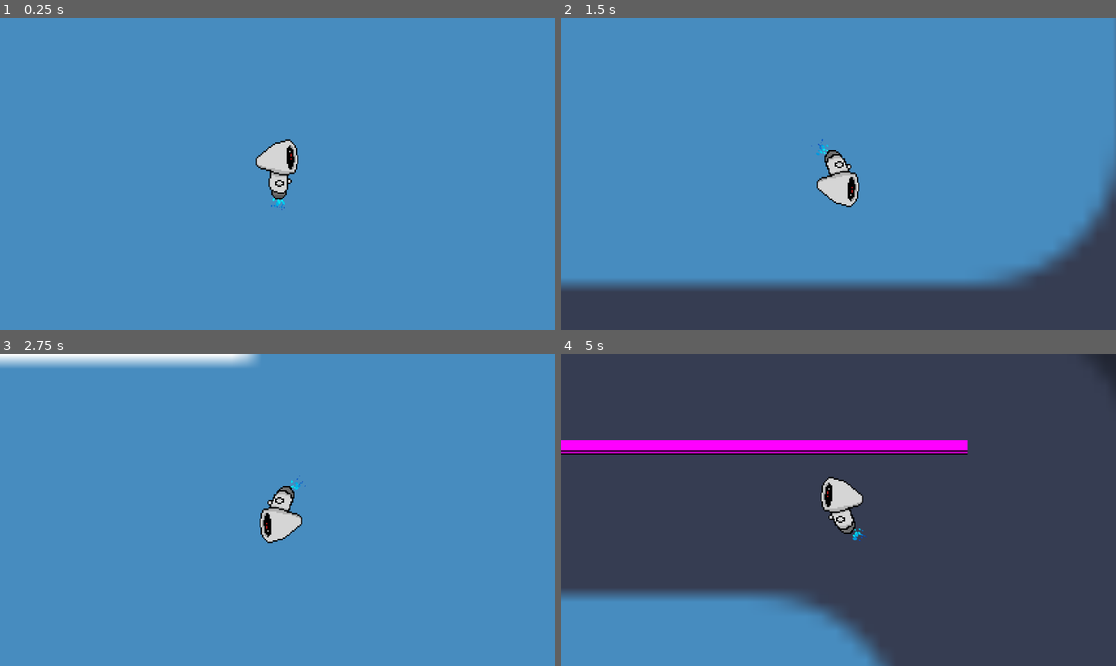
Above: before the commit, frames 1-4 (two rows, left to right).
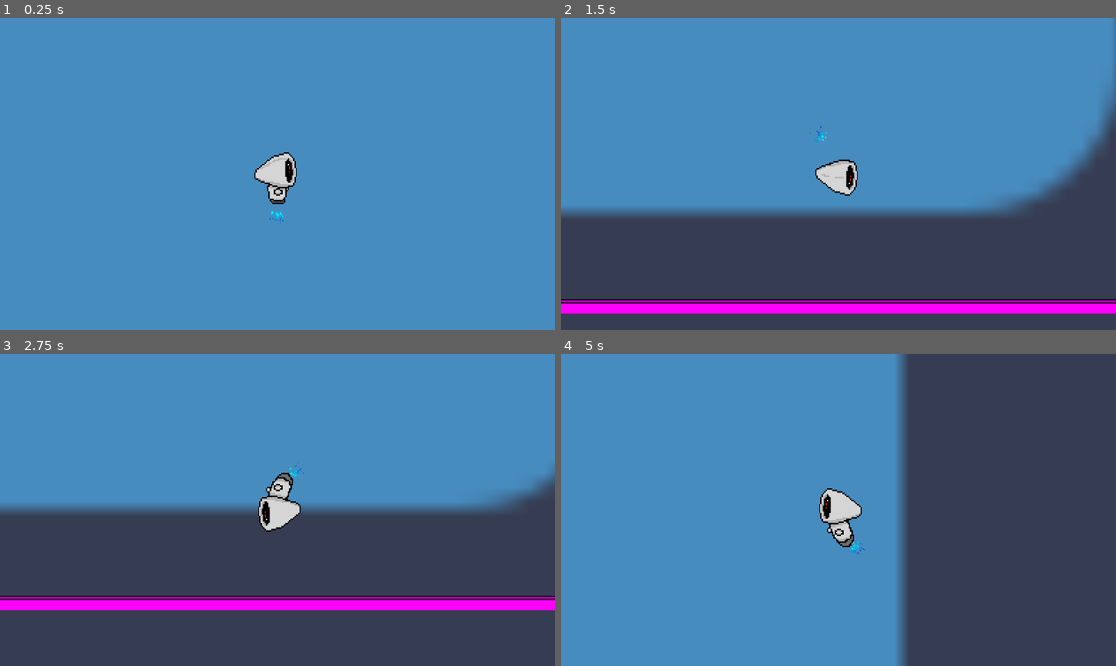
Above: after the commit, the same moments.

Repository: Math-s314/gravit-issue_project
Game: Godot game, scene res://Levels/MainTest.tscn
Two runs of this game, one before a commit and one after it. Both use one fixed random seed, a clock stepped at 60 frames per second and the inputs below. The engine's default icon, where the game draws it, is replaced by a stand-in: a white triangle on a blue panel in a dark square.
Inputs (mouse positions are in pixels of both pictures, inside the frame that each line leads up to):
- Up to frame 1 (0.25 s): no input
- Up to frame 2 (1.5 s): move the mouse to (960, 158) at 0.52 s; hold D (Right) from 0.53 s (still down); click (960, 158) at 0.6 s; tap Space (Jump) at 0.77 s; move the mouse to (727, 189) at 1.27 s; click (727, 189) at 1.35 s
- Up to frame 3 (2.75 s): tap Space (Jump) at 1.52 s; move the mouse to (333, 441) at 2.02 s; release D (Right) at 2.03 s; hold A (Left) from 2.03 s (still down); click (333, 441) at 2.1 s
- Up to frame 4 (5 s): move the mouse to (810, 572) at 2.77 s; release A (Left) at 2.78 s; hold D (Right) 2.78-4.28 s; click (810, 572) at 2.85 s; tap Space (Jump) at 3.02, 3.77, 4.52 s; move the mouse to (1005, 556) at 3.52 s; click (1005, 556) at 3.6 s; move the mouse to (672, 463) at 4.27 s; hold A (Left) from 4.28 s (still down); click (672, 463) at 4.35 s

The runs differ from the first frame. In frame 1, 1.0% of the frame differs, in the area x 45-54%, y 38-66%; in frame 2, 32%; in frame 3, 55%, in the area x 0-100%, y 0-100%; in frame 4, 52%.

Commit message:
Animation renversement

Diff:
--- a/gravit-issue/Actors/Player/Animations/SpriteFrames.tres
+++ b/gravit-issue/Actors/Player/Animations/SpriteFrames.tres
@@ -1,8 +1,9 @@
-[gd_resource type="SpriteFrames" load_steps=24 format=3 uid="uid://lfhvyob3ommm"]
+[gd_resource type="SpriteFrames" load_steps=28 format=3 uid="uid://lfhvyob3ommm"]
 
 [ext_resource type="Texture2D" uid="uid://eugripxttp7c" path="res://Actors/Player/Animations/Spritesheets/Animation demi-tour.png" id="1_3tkp8"]
 [ext_resource type="Texture2D" uid="uid://chom56gi6ssod" path="res://Actors/Player/Animations/Spritesheets/Animation explosion.png" id="2_4xxux"]
 [ext_resource type="Texture2D" uid="uid://gowyn1b8akk7" path="res://Actors/Player/Animations/Spritesheets/Animation saut.png" id="3_3tkp8"]
+[ext_resource type="Texture2D" uid="uid://bn31ixbbkxwe0" path="res://Actors/Player/Animations/Spritesheets/Animation renversement.png" id="3_4xxux"]
 [ext_resource type="Texture2D" uid="uid://bkbw6xce1hvrf" path="res://Actors/Player/Animations/Spritesheets/Animation course.png" id="4_irb7b"]
 
 [sub_resource type="AtlasTexture" id="AtlasTexture_o5i54"]
@@ -56,6 +57,18 @@
 [sub_resource type="AtlasTexture" id="AtlasTexture_vpkis"]
 atlas = ExtResource("2_4xxux")
 region = Rect2(4096, 4096, 2048, 2048)
+
+[sub_resource type="AtlasTexture" id="AtlasTexture_lilqm"]
+atlas = ExtResource("3_4xxux")
+region = Rect2(0, 0, 2048, 2048)
+
+[sub_resource type="AtlasTexture" id="AtlasTexture_u07rd"]
+atlas = ExtResource("3_4xxux")
+region = Rect2(2048, 0, 2048, 2048)
+
+[sub_resource type="AtlasTexture" id="AtlasTexture_y20ct"]
+atlas = ExtResource("3_4xxux")
+region = Rect2(0, 2048, 2048, 2048)
 
 [sub_resource type="AtlasTexture" id="AtlasTexture_4xxux"]
 atlas = ExtResource("3_3tkp8")
@@ -139,6 +152,20 @@
 }, {
 "frames": [{
 "duration": 1.0,
+"texture": SubResource("AtlasTexture_lilqm")
+}, {
+"duration": 1.0,
+"texture": SubResource("AtlasTexture_u07rd")
+}, {
+"duration": 1.0,
+"texture": SubResource("AtlasTexture_y20ct")
+}],
+"loop": true,
+"name": &"Renversement",
+"speed": 24.0
+}, {
+"frames": [{
+"duration": 1.0,
 "texture": SubResource("AtlasTexture_4xxux")
 }, {
 "duration": 1.0,
@@ -164,9 +191,4 @@
 "loop": true,
 "name": &"Walking",
 "speed": 6.0
-}, {
-"frames": [],
-"loop": true,
-"name": &"new_animation",
-"speed": 5.0
 }]
--- a/gravit-issue/Actors/Player/Player.tscn
+++ b/gravit-issue/Actors/Player/Player.tscn
@@ -16,28 +16,27 @@
 [node name="Player" type="CharacterBody2D"]
 script = ExtResource("1_ech6m")
 gravity_strength = 800.0
-transition_duration = 0.5
-still_duration = 1000.0
+transition_duration = 0.01
+still_duration = 10.0
 move_speed = 500.0
 jump_force = 400.0
 air_control = 0.5
 
 [node name="CollisionShape2D" type="CollisionShape2D" parent="."]
+position = Vector2(0, 8)
 shape = SubResource("CapsuleShape2D_4x03u")
 
 [node name="AnimatedSprite2D" type="AnimatedSprite2D" parent="."]
-position = Vector2(0, -8)
 scale = Vector2(0.028, 0.031)
 sprite_frames = ExtResource("2_4x03u")
-animation = &"Saut"
+animation = &"Renversement"
 
 [node name="Camera2D" type="Camera2D" parent="."]
-position = Vector2(-1, 1)
 zoom = Vector2(3, 3)
 position_smoothing_speed = 20.0
 
 [node name="CPUParticles2D" type="CPUParticles2D" parent="."]
-position = Vector2(0, 19)
+position = Vector2(0, 27)
 amount = 20
 texture = ExtResource("3_yqfyh")
 lifetime = 0.15
--- a/gravit-issue/Actors/Player/player.gd
+++ b/gravit-issue/Actors/Player/player.gd
@@ -21,8 +21,8 @@
 
 ## Display informations
 const EPSILON := 1e-2
-const BASE_EMITTER := Transform2D(0.0, Vector2(0.0, 19.0))
-const WALKING_EMITTER := Transform2D(deg_to_rad(47.0), Vector2(-10.0, 16.3))
+const BASE_EMITTER := Transform2D(0.0, Vector2(0.0, 27.0))
+const WALKING_EMITTER := Transform2D(deg_to_rad(47.0), Vector2(-10.0, 24.3))
 
 var min_particle_speed : float
 var max_particle_speed : float
@@ -43,7 +43,7 @@
 	particles.initial_velocity_max = lerp(max_particle_speed, 1.5 * max_particle_speed, abs(inputAxis))
 	velocity = Vector2(inputAxis * move_speed, velocity.y)
 
-	if abs(inputAxis) > EPSILON and sprite.animation != &"Demi-tour":
+	if abs(inputAxis) > EPSILON and sprite.animation != &"Demi-tour" and sprite.animation != &"Renversement":
 		if inputAxis > 0.0 and sprite.flip_h == true :
 			sprite.play(&"Demi-tour")
 			particles.transform = BASE_EMITTER
@@ -55,7 +55,7 @@
 			particles.transform = WALKING_EMITTER
 			particles.position.x *= -1.0 if sprite.flip_h else 1.0
 			particles.rotation *= -1.0 if sprite.flip_h else 1.0
-	elif abs(inputAxis) < EPSILON :
+	elif abs(inputAxis) < EPSILON and sprite.animation != &"Renversement" :
 		sprite.play("Idle")
 		particles.transform = BASE_EMITTER
 
@@ -67,7 +67,8 @@
 
 	move_and_slide()
 
-	if Input.is_action_just_pressed("Gravité") :
+	if Input.is_action_just_released("Gravité") :
+		sprite.play("Renversement")
 		_on_gravity_switch()
 
 
@@ -80,19 +81,22 @@
 
 func _on_gravity_switch():
 	if(gravity_transition): # Starting still period
-		scale.y = gravity_switch
 		gravity_transition = false
 		gravity_timer.wait_time = still_duration
 	else: # Starting transition period
 		gravity_transition = true
 		gravity_timer.wait_time = transition_duration
 		gravity_switch = -gravity_switch
-		up_direction.y = -up_direction.y
 	gravity_timer.start();
 
 func _on_animation_looped() -> void:
 	if sprite.animation == "Demi-tour" :
 		sprite.flip_h = not sprite.flip_h
 		sprite.stop()
+		sprite.play("Walking") # Replace with function body.
+	if sprite.animation == "Renversement" :
+		sprite.stop()
 		print("fkseiopf")
-		sprite.play("Walking") # Replace with function body.
+		scale.y = gravity_switch
+		up_direction.y = -up_direction.y
+		sprite.play("Idle")
Binary file added: gravit-issue/Actors/Player/Animations/Spritesheets/Animation renversement.png
Not shown, added: gravit-issue/Actors/Player/Animations/Spritesheets/Animation renversement.png.import
